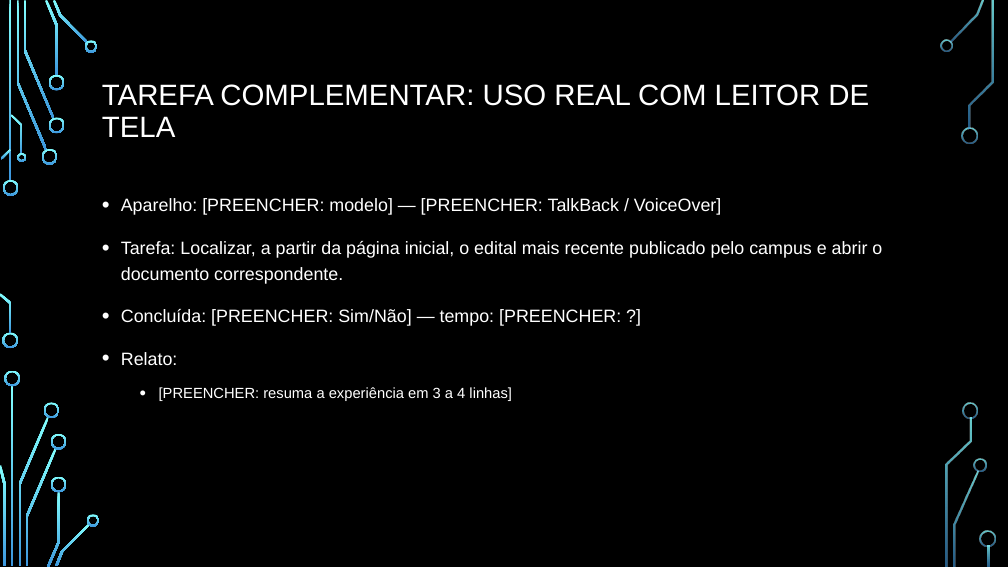
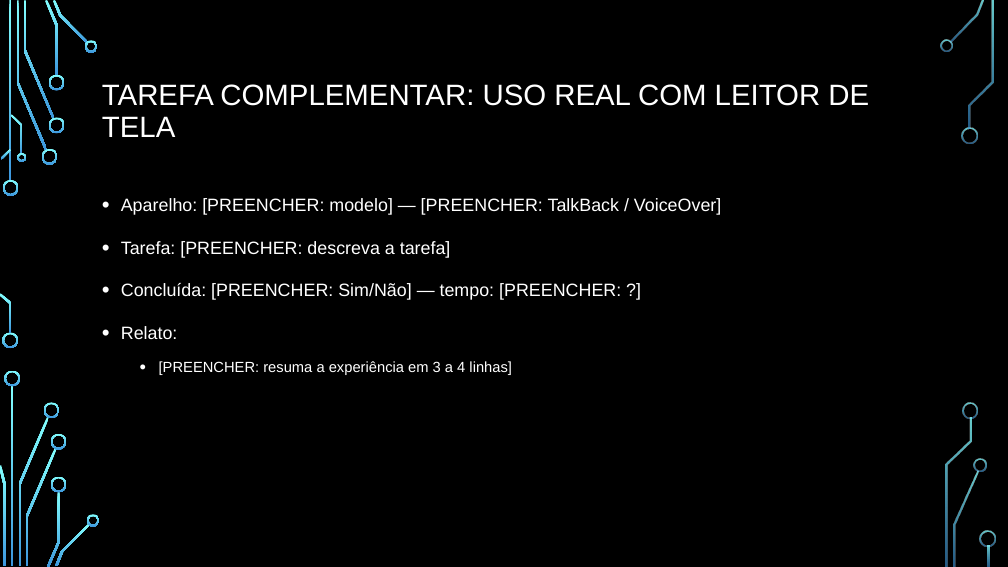
Before and after one commit to guilhermedopp/atividades, a slide deck: slide 16 of apresentacao/APRESENTACAO_AVALIACAO_ACESSIBILIDADE.pptx (slide 10 before the commit). Drawn at 1008x567 pixels with LibreOffice and Linux fonts; fonts in the diff are those of the drawing; background and template pictures are left out. Boxes give left, top, right and bottom in pixels: in the first picture for what was removed or moved away, otherwise in the second. Text is boxed around its words. In the diff, an @@ line names an element or a change of style, - is before the commit and + after.

```diff
--- a/apresentacao/APRESENTACAO_AVALIACAO_ACESSIBILIDADE.pptx
+++ b/apresentacao/APRESENTACAO_AVALIACAO_ACESSIBILIDADE.pptx
@@ text at (121,241,451,258): text changed @@
-• Tarefa: Localizar, a partir da página inicial, o edital mais recente publicado pelo campus e abrir o documento correspondente.
+• Tarefa: [PREENCHER: descreva a tarefa]
```
Also in this commit, not shown: 5 other slides changed, 7 slides added, 1 slide removed, 21 other files.
